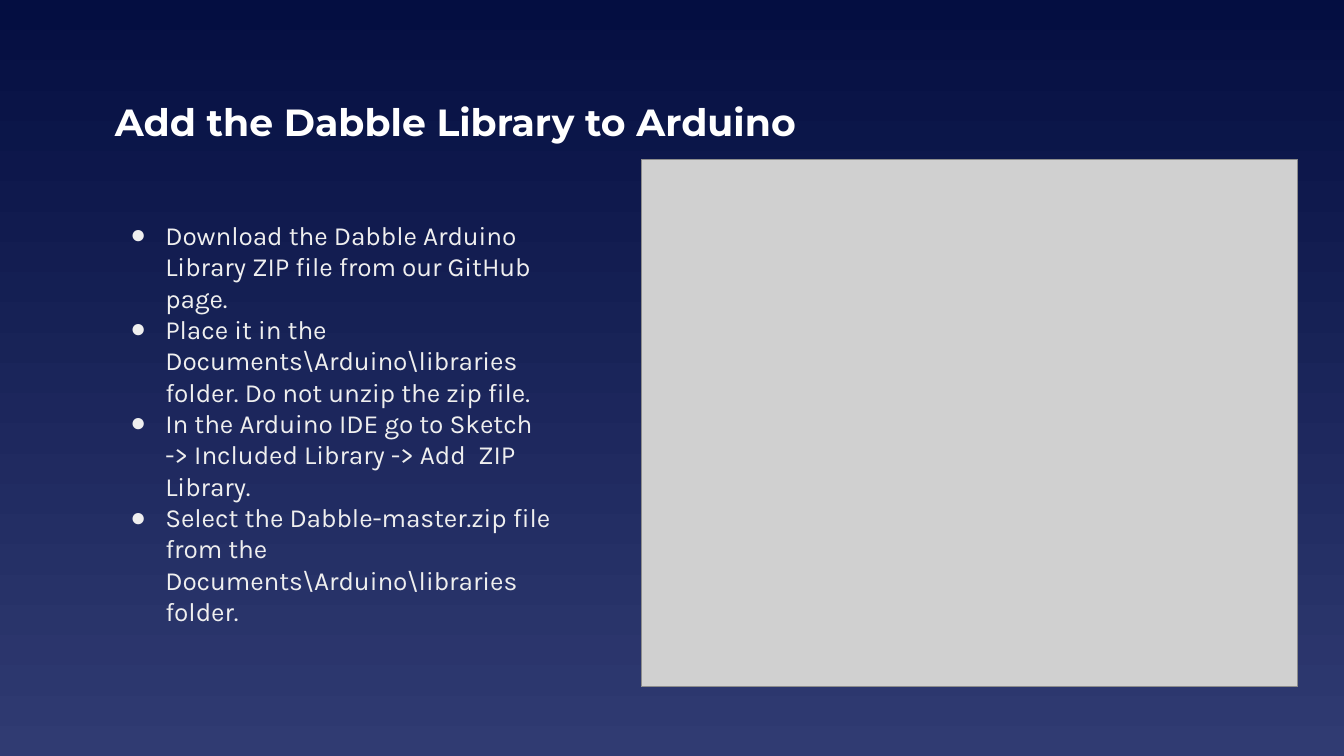
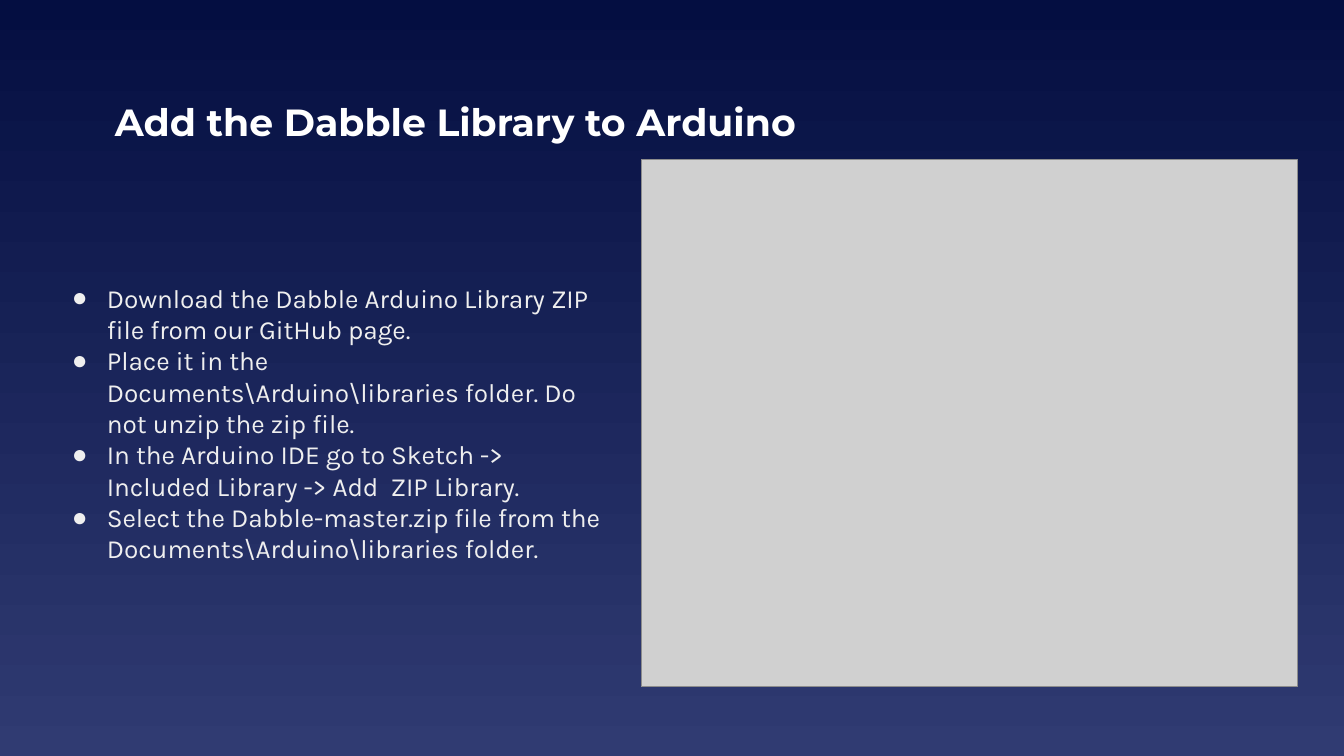
Before and after one commit to EELabMan/Arduino-9-Bluetooth, a slide deck: slide 14 of UTA EE Labs - Bluetooth.pptx. Drawn at 1344x756 pixels with LibreOffice and Linux fonts; fonts in the diff are those of the drawing; grey boxes stand for pictures. Boxes give left, top, right and bottom in pixels: in the first picture for what was removed or moved away, otherwise in the second. Text is boxed around its words. In the diff, an @@ line names an element or a change of style, - is before the commit and + after.

```diff
--- a/UTA EE Labs - Bluetooth.pptx
+++ b/UTA EE Labs - Bluetooth.pptx
@@ text "Download the Dabble Arduino Library ..." rewrapped from (165, 227, 550, 622) to (107, 290, 600, 560) @@
```
Also in this commit, not shown: 5 other slides changed.
